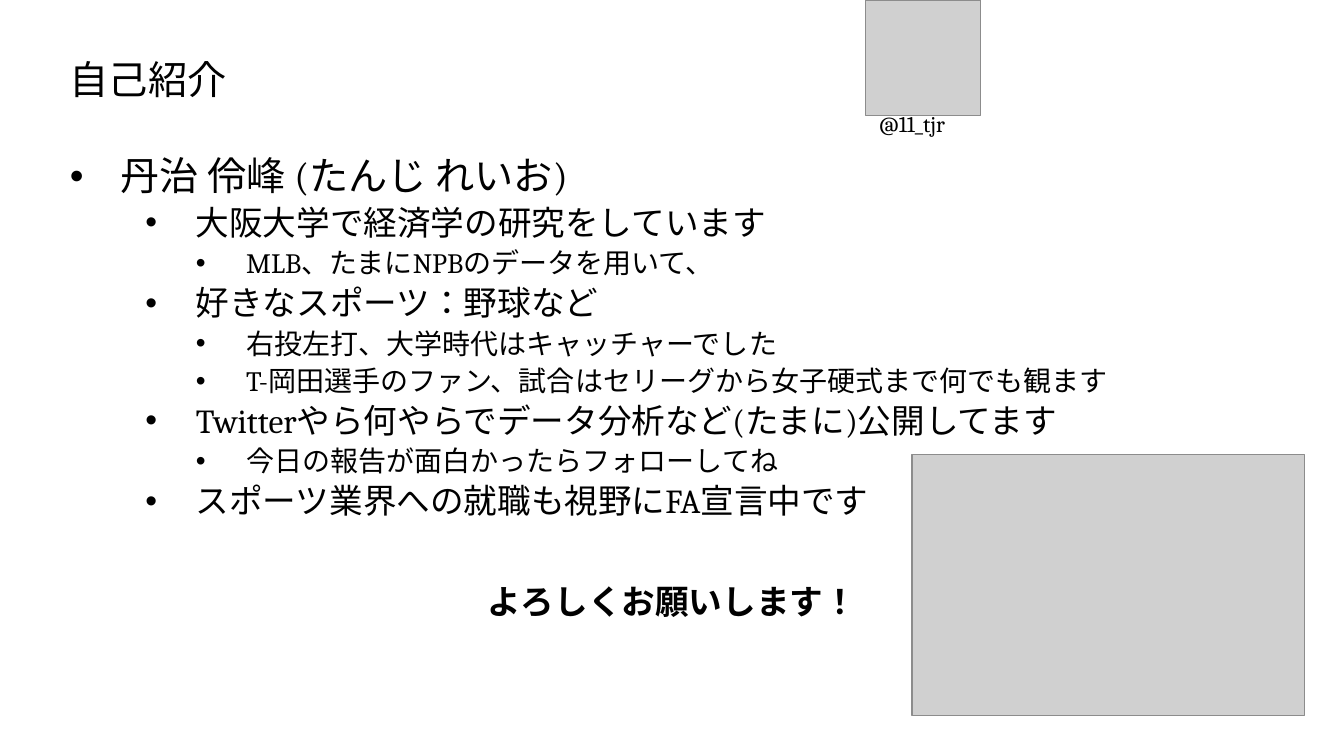
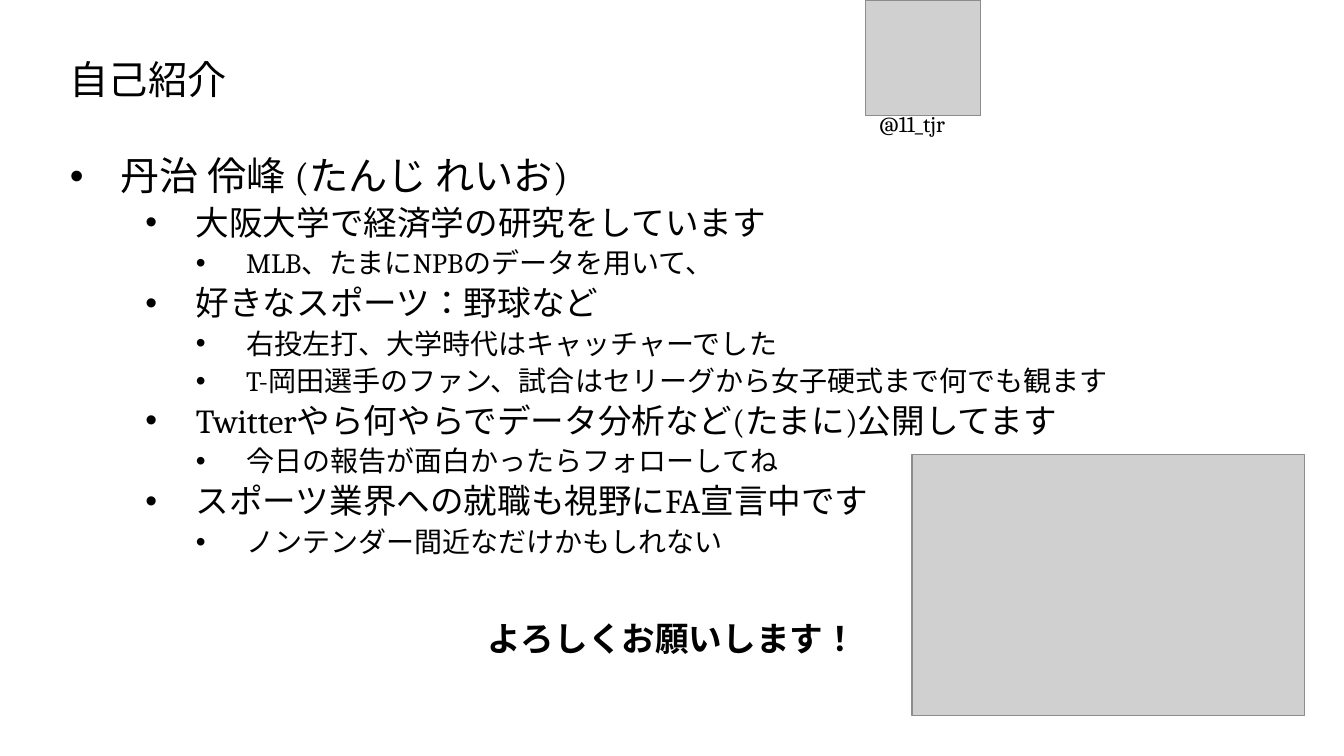
Before and after one commit to T-Reio/ballgame_analysis, a slide deck: slide 2 of slides/spoana13.pptx. Drawn at 1344x756 pixels with LibreOffice and Linux fonts; fonts in the diff are those of the drawing; grey boxes stand for pictures; background and template pictures are left out. Boxes give left, top, right and bottom in pixels: in the first picture for what was removed or moved away, otherwise in the second. Text is boxed around its words. In the diff, an @@ line names an element or a change of style, - is before the commit and + after.

```diff
--- a/slides/spoana13.pptx
+++ b/slides/spoana13.pptx
@@ text at <box>246,528,723,555</box>: paragraph added @@
+    • ノンテンダー間近なだけかもしれない
```
Also in this commit, not shown: 1 other slide changed.
